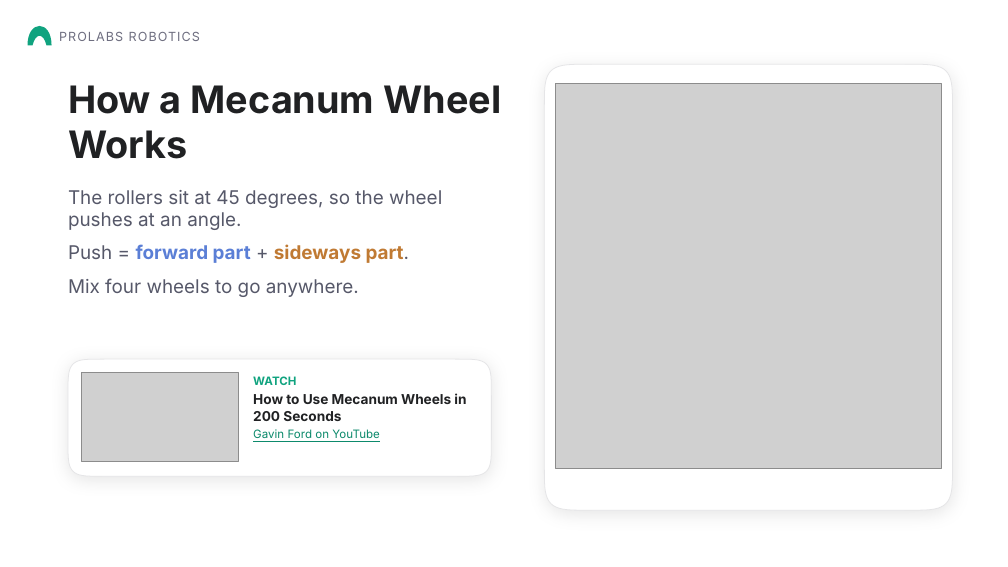
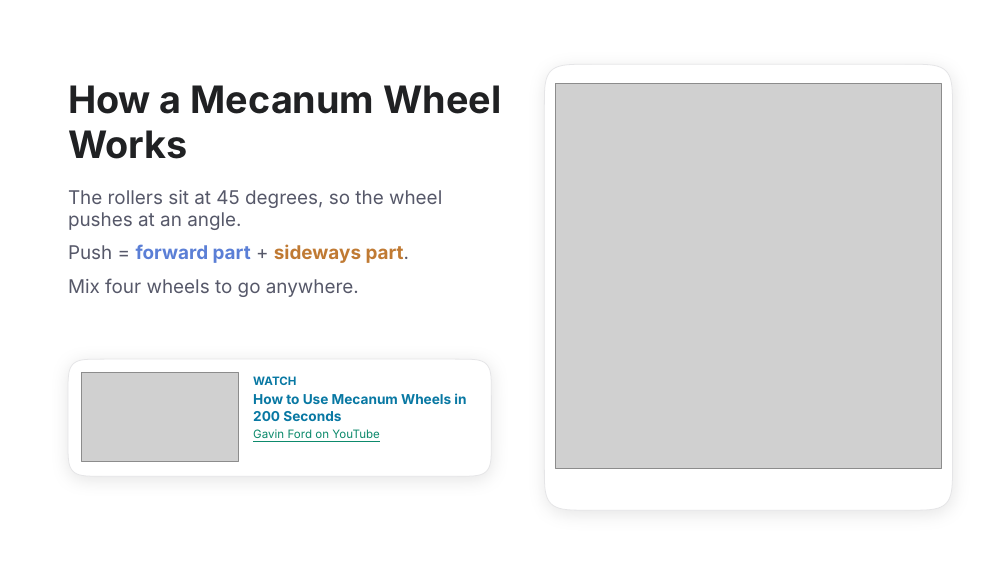
Before and after one commit to Aarav-111/FTC-Bangalore-Resources, a slide deck: slide 11 of 02-Chassis/Mecanum Wheels Presentation.pptx. Drawn at 1008x567 pixels with LibreOffice and Linux fonts; fonts in the diff are those of the drawing; grey boxes stand for pictures; background and template pictures are left out. Boxes give left, top, right and bottom in pixels: in the first picture for what was removed or moved away, otherwise in the second. Text is boxed around its words. In the diff, an @@ line names an element or a change of style, - is before the commit and + after.

Commit message:
Mecanum presentation: tank drive fails 2-3 times, light blue theme, Thank You page with QR codes, remove Prolabs Robotics

```diff
--- a/02-Chassis/Mecanum Wheels Presentation.pptx
+++ b/02-Chassis/Mecanum Wheels Presentation.pptx
@@ freeform shape removed at [27,27,51,45] @@
@@ text removed at [59,32,200,41] @@
-PROLABS ROBOTICS
@@ text at [253,376,466,421]: text colour #10A37F to #0878A3 in "WATCH"; text colour #202123 to #0878A3 in "How to Use Mecanum Wheels in 200 ..." @@
```
Also in this commit, not shown: 19 other slides changed, 1 slide added, 1 slide removed, 1 other file.
